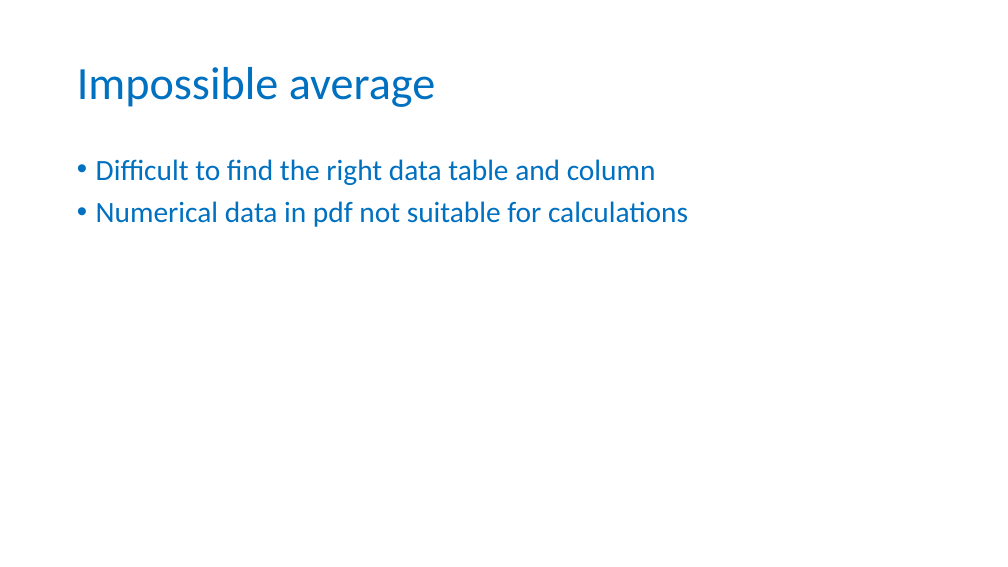
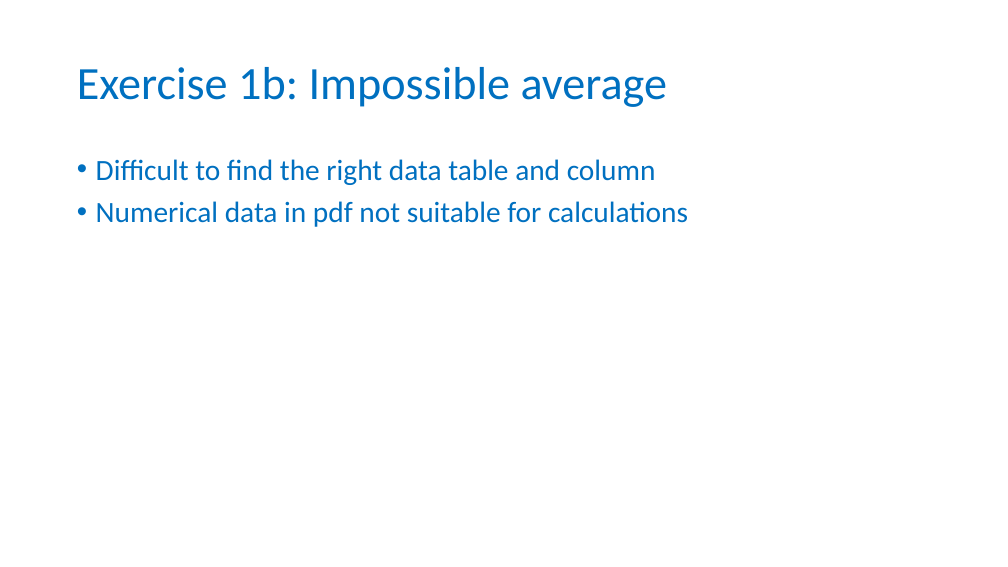
Before and after one commit to carpentries-incubator/fair-for-leaders, a slide deck: slide 6 of instructors/02-Being_FAIR.pptx. Drawn at 1008x567 pixels with LibreOffice and Linux fonts; fonts in the diff are those of the drawing; background and template pictures are left out. Boxes give left, top, right and bottom in pixels: in the first picture for what was removed or moved away, otherwise in the second. Text is boxed around its words. In the diff, an @@ line names an element or a change of style, - is before the commit and + after.

Commit message:
Added microscope photo and tidied up numbering of ep 02 exercise 1a 1b etc

```diff
--- a/instructors/02-Being_FAIR.pptx
+++ b/instructors/02-Being_FAIR.pptx
@@ title at (77, 67, 667, 107): text changed @@
-Impossible average
+Exercise 1b: Impossible average
```
Also in this commit, not shown: 3 other slides changed, 3 other files.
